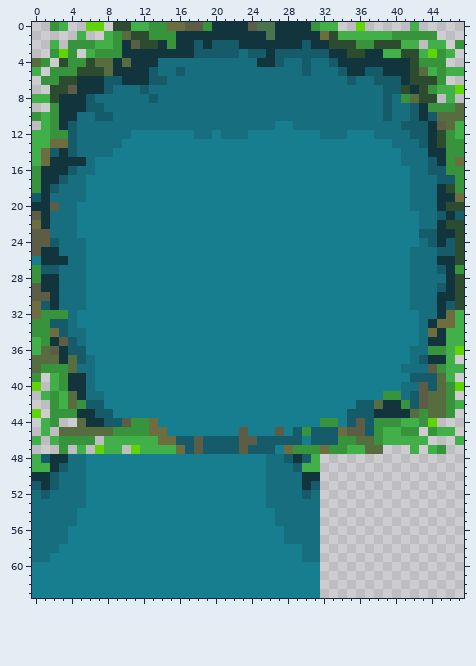
File history of a pixel-art sprite, Assets/All_Elements/Map_Elements/water.png. This is how it looked before the edit.
The file is 48x64 pixels.
New version:
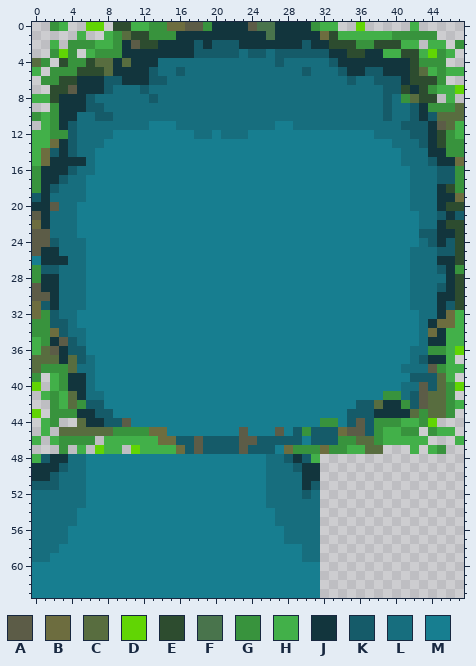
Palette (. is transparent): A #5c5c47  B #6d6d3f  C #586d3f  D #61d504  E #2d4c2f  F #49744c  G #38933d  H #42b049  J #12353d  K #155b69  L #176e7e  M #177e90
Difference:
@@ x 13..32 @@
  1 GGGJJJJJJJJJJFJJJJJB
- 2 EJGJJKJKKKJJJJJJJKJJ
- 3 JJJJJKKKKKLKKJKKKKKK
- 4 JLLLLLLLLLLLJJKLLKLL
+ 2 EJJJJKJKKKJJJJJJJKJJ
+ 3 JJJJJKKKKKLKKLKKKKKK
+ 4 JLLLLLLLLLLLLLKLLLLL
  5 KLLKLLLLLLLLLLLLLKLL
@@ x 0..47 @@
 10 GHGJJLLKKLLLLLLLLLLLLLLLLLLLLLLLLLLLLLLKLLKJKCCC
-11 .HGJKLLLLLLLLLLLLLLLLLLLLLLMMLLLLLLLLLLLLKKKJACH
-12 HHGGKLLLLLLMMMMMMMLLMLLLMMMMMMMMLLLMMMLLLLKKJEGH
-13 HHBBKLLLLLMMMMMMMMMMMMMMMMMMMMMMMMMMMMMMLLLKJEGG
-14 HBKJKLLLLMMMMMMMMMMMMMMMMMMMMMMMMMMMMMMMMLLLJJGG
-15 HBJJJJLMMMMMMMMMMMMMMMMMMMMMMMMMMMMMMMMMMLLLKJGB
-16 GJJJKLLMMMMMMMMMMMMMMMMMMMMMMMMMMMMMMMMMMMLLKKGG
+11 .HGJKLLLLLLLLMMMLLLLLLLLLLLMMLLLLLLLLLLLLKKKJACH
+12 HHGGKLLLLMMMMMMMMMLLMLLLMMMMMMMMMMMMMMLLLLKKJEGH
+13 HHBJKLLLMMMMMMMMMMMMMMMMMMMMMMMMMMMMMMMMLLLKJEGG
+14 HBKJKLLMMMMMMMMMMMMMMMMMMMMMMMMMMMMMMMMMMLLLJJGG
+15 HBJJJJLMMMMMMMMMMMMMMMMMMMMMMMMMMMMMMMMMMLLLKJJB
+16 GJJJKLLMMMMMMMMMMMMMMMMMMMMMMMMMMMMMMMMMMMLLLKKG
 17 GJJKLLMMMMMMMMMMMMMMMMMMMMMMMMMMMMMMMMMMMMLLLKKG
@@ x 0..5 @@
 31 BKJLLL
-32 BGGGLM
+32 BGKLLM
 33 GGKKLM
@@ x 9..15 @@
 43 MMMMMMM
-44 KAGGBMM
+44 KAMMMMM
 45 GGGGBBM
@@ x 0..47 @@
 48 HKJJLLMMMMMMMMMMMMMMMMMMMMLLKJKH................
-49 HHJKLLMMMMMMMMMMMMMMMMMMMMLLLKHH................
+49 JJJKLLMMMMMMMMMMMMMMMMMMMMLLLKJJ................
 50 JJKLLLMMMMMMMMMMMMMMMMMMMMLLLLJJ................
-51 KJKLLLMMMMMMMMMMMMMMMMMMMMLLLLJK................
-52 LKLLLLMMMMMMMMMMMMMMMMMMMMLLLLKL................
+51 KKKLLLMMMMMMMMMMMMMMMMMMMMLLLLJK................
+52 LLLLLLMMMMMMMMMMMMMMMMMMMMLLLLKL................
 53 LLLLLLMMMMMMMMMMMMMMMMMMMMLLLLLL................
